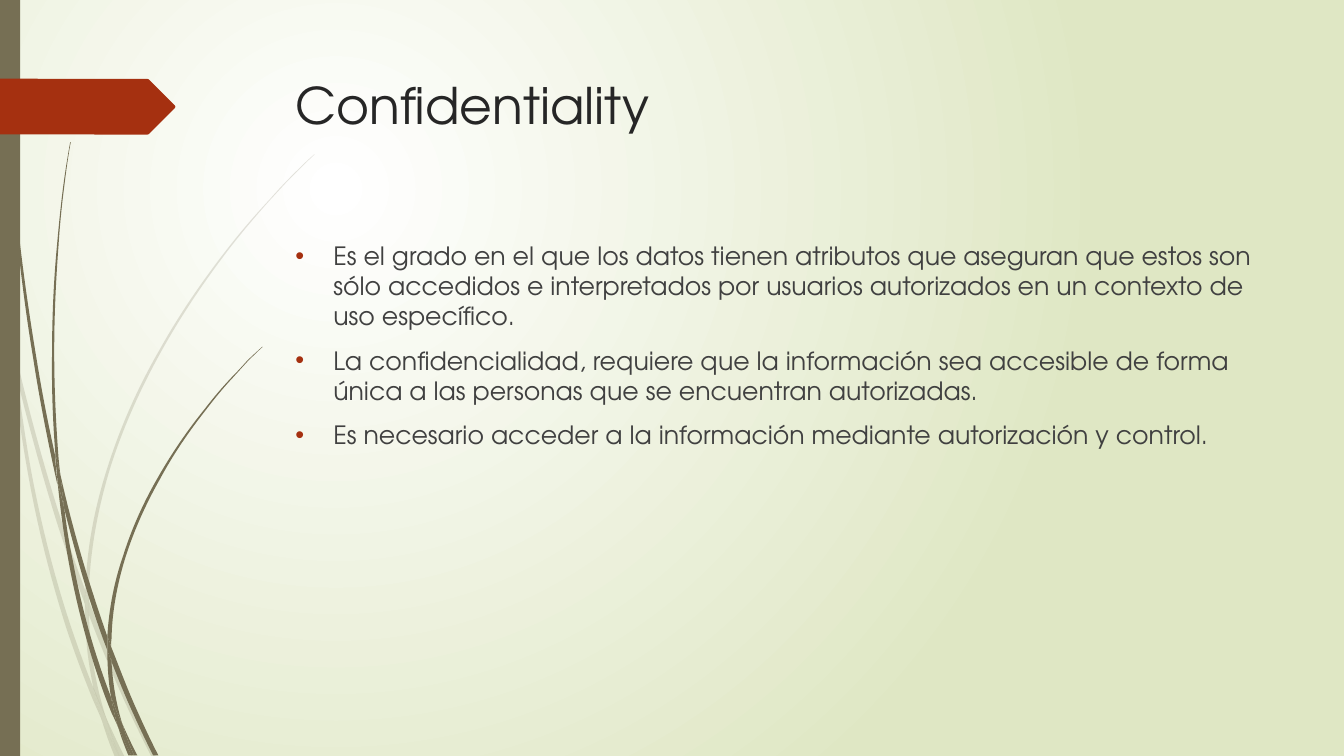
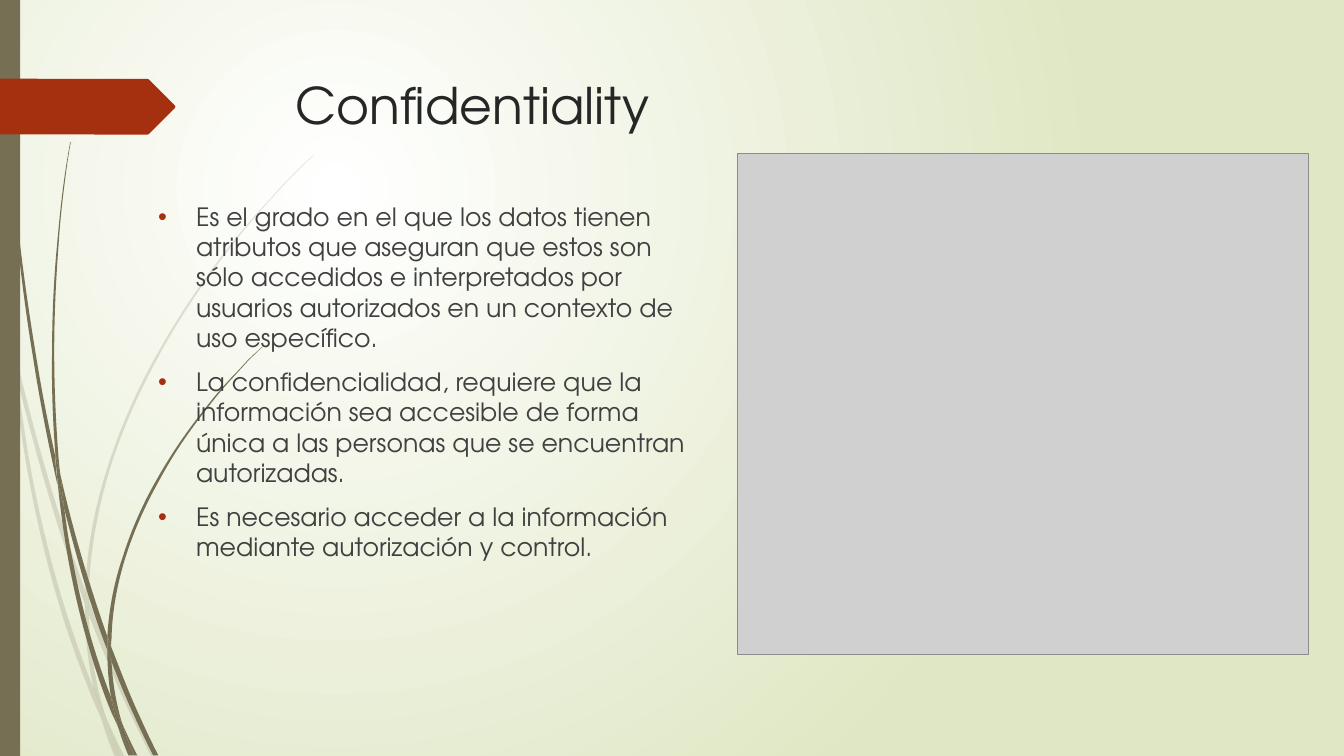
Before and after one commit to andreshiguitaperez/The-diVines, a slide deck: slide 7 of Documentos/RNF.pptx. Drawn at 1344x756 pixels with LibreOffice and Linux fonts; fonts in the diff are those of the drawing; grey boxes stand for pictures. Boxes give left, top, right and bottom in pixels: in the first picture for what was removed or moved away, otherwise in the second. Text is boxed around its words. In the diff, an @@ line names an element or a change of style, - is before the commit and + after.

```diff
--- a/Documentos/RNF.pptx
+++ b/Documentos/RNF.pptx
@@ picture added at <box>738,154,1310,655</box> @@
@@ text "Es el grado en el ..." rewrapped from <box>333,246,1251,449</box> to <box>196,207,685,561</box> @@
```
Also in this commit, not shown: 6 other slides changed, 3 slides added.
